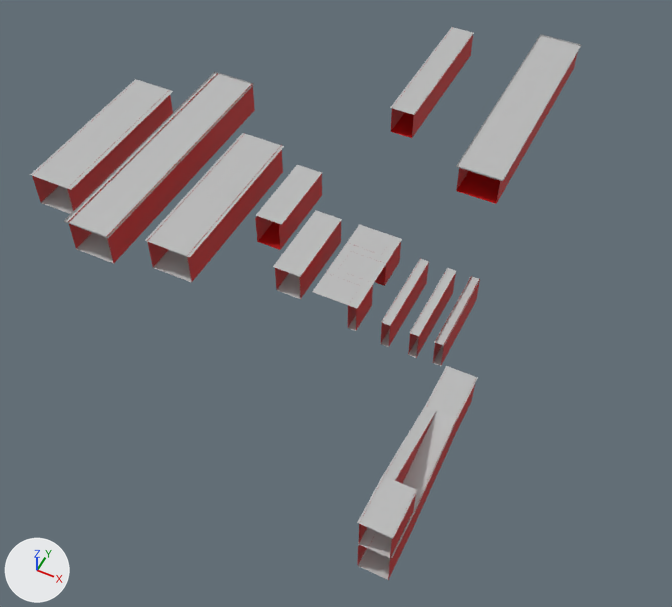
What one commit did to the FBX model Assets/3D/CustomModelHugo/Architecture/Chunks_mesh_custom.fbx.
Before and after are seen from a 50 mm camera at (0.19, -3.31, 4.62) aimed at (-1.69, 0.47, -0.1). The lights are fixed; the arrows at lower left show +X, +Y and +Z. Where no turn or scale is listed for an object, it has been applied to the vertices.
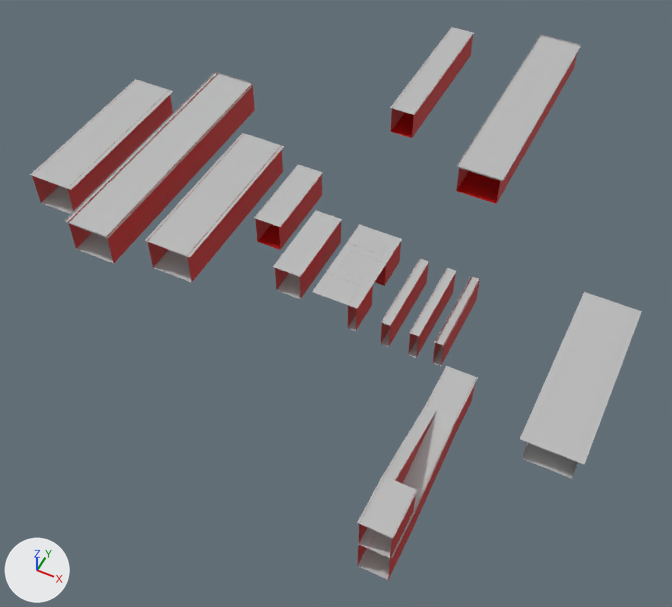
Pixel boxes (x1, y1, x2, y2) of what changed, in the pictures (672 x 607 px; the box of a moved part takes in the faces that stretch with it):
'polySurface73', added
    after: (520, 292, 642, 479)
    faces in mat_blinn3sg3 (grey #bcbcbc): (520, 292, 642, 464)
    faces in mat_lambert1 (grey #bcbcbc): (522, 308, 584, 479)
'polySurface3', reshaped
    before: (255, 165, 322, 250)
    after: (255, 164, 323, 250)
part 1 of me_mesh_008, moved or reshaped
    before: (256, 165, 322, 225)
    after: (255, 164, 323, 227)

The change, as a list of edits to the scene's bpy script:
```text
Add mat_blinn3sg3:
    mat_blinn3sg3 = principled_material('blinn3SG3')
    mat_blinn3sg3.base_color = (0.5, 0.5, 0.5)  # grey #bcbcbc
    mat_blinn3sg3.roughness = 0.856
Add mat_fenetre:
    mat_fenetre = principled_material('fenetre')
    mat_fenetre.base_color = (0.896, 0.896, 0.896)  # white #f3f3f3
    mat_fenetre.roughness = 0.749
Add mat_blinn5:
    mat_blinn5 = principled_material('blinn5')
    mat_blinn5.base_color = (1.0, 1.0, 1.0)  # white #ffffff
    mat_blinn5.roughness = 0.749
Change me_mesh_008:
    where me_mesh_008.from_pydata(...)  # 964 vertices, 894 faces; spans x -2.251..-2.059, y 0.404..1.002, z 0.3..0.515
    used by ob_polysurface3; location = (0.0, 0.0, 0.0)
    me_mesh_008 part 1
    me_mesh_008.vertices[0].co: (-2.059, 0.424, 0.515) -> (-2.059, 0.405, 0.508)  # pixel (281, 224) -> pixel (280, 227)
    me_mesh_008.vertices[1].co: (-2.251, 0.424, 0.515) -> (-2.251, 0.405, 0.508)  # pixel (255, 215) -> pixel (254, 217)
    me_mesh_008.vertices[2].co: (-2.059, 0.991, 0.515) -> (-2.059, 1.003, 0.508)  # pixel (322, 172) -> pixel (323, 172)
    me_mesh_008.vertices[3].co: (-2.251, 0.991, 0.515) -> (-2.251, 1.003, 0.508)  # pixel (297, 164)
Add me_mesh_1:
    me_mesh_1.from_pydata(...)  # 1408 vertices, 1195 faces; spans x -0.181..0.181, y -0.608..0.608, z -0.089..0.089
    # faces by material slot: [4, 240, 1, 950]
    me_mesh_1.materials.append(mat_fenetre)  # white #f3f3f3
    me_mesh_1.materials.append(mat_blinn5)  # white #ffffff
    me_mesh_1.materials.append(mat_blinn3sg3)  # grey #bcbcbc
    me_mesh_1.materials.append(mat_lambert1)  # grey #bcbcbc
Add ob_polysurface73:
    ob_polysurface73 = bpy.data.objects.new('polySurface73', me_mesh_1)
    ob_polysurface73.location = (0.0, 0.285, 0.252)
```
